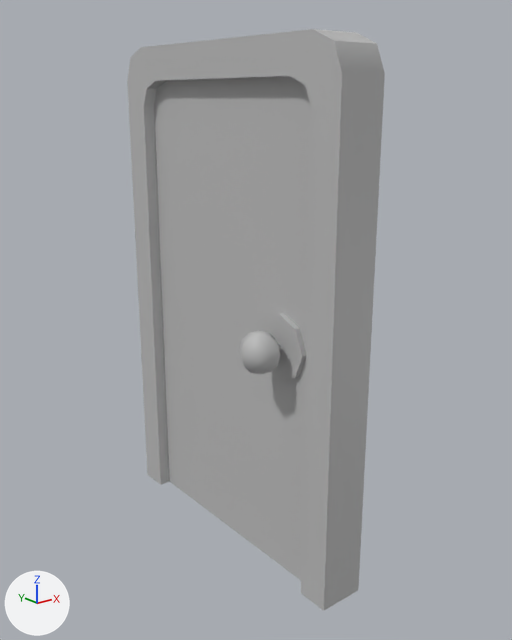
What one commit did to the FBX model Unity Project/SummerGameScripts/Assets/Objects/Interior_Assets/Interior_Door_01.fbx.
Camera for both pictures: a camera (50 mm lens) standing at (-0.0805, -0.1065, 0.0855) and looking at (0.0025, -0.0028, 0.044). Lighting does not change. The marker at lower left points along +X, +Y and +Z. Where no turn or scale is listed for an object, it has been applied to the vertices.

Before the edit, the objects in view are built like this:
```python
me_mesh = bpy.data.meshes.new('Mesh')
me_mesh.from_pydata(...)  # 32 vertices, 18 faces; spans x -0.0045..0.0045, y -0.031..0.031, z -0.0488..0.0488
me_mesh.materials.append(mat_lambert1)  # grey #bcbcbc
me_mesh_001 = bpy.data.meshes.new('Mesh.001')
me_mesh_001.from_pydata(...)  # 144 vertices, 130 faces; spans x -0.0188..0.0036, y -0.0502..-0.0005, z -0.0554..0.0357
# faces by material slot: [10, 120]
me_mesh_001.materials.append(mat_lambert1)  # grey #bcbcbc
me_mesh_001.materials.append(mat_lambert2)  # grey #bcbcbc
ob_door = bpy.data.objects.new('Door', me_mesh_001)
ob_door.location = (0.0076, 0.0254, 0.053)
ob_frame = bpy.data.objects.new('Frame', me_mesh)
ob_frame.location = (0.0, 0.0, 0.0462)
```
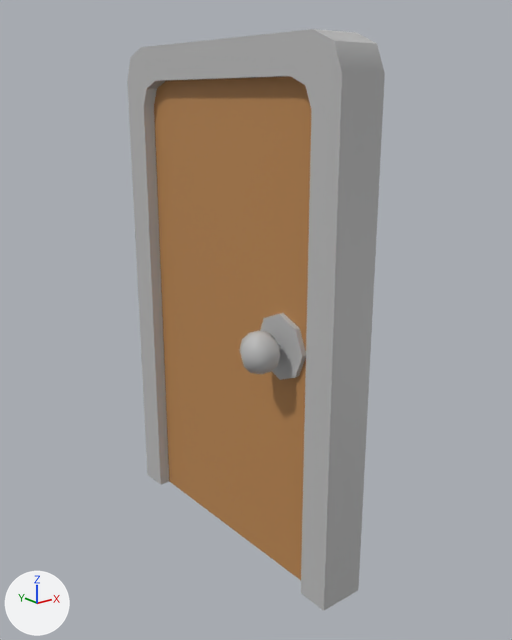
Boxes (x1, y1, x2, y2) around the edits, measured in the pictures (512 x 640 px):
part 1 of me_mesh_001, recoloured
    both: (154, 77, 311, 580)

Diff of the bpy script that builds the scene:
```diff
--- a/Unity Project/SummerGameScripts/Assets/Objects/Interior_Assets/Interior_Door_01.fbx.py
+++ b/Unity Project/SummerGameScripts/Assets/Objects/Interior_Assets/Interior_Door_01.fbx.py
@@ mat_door1 @@
+mat_door1 = principled_material('Door1')
+mat_door1.base_color = (0.5, 0.244, 0.0835)  # orange #bc8752
@@ me_mesh_001 @@
 me_mesh_001.from_pydata(...)  # 144 vertices, 130 faces; spans x -0.0188..0.0036, y -0.0502..-0.0005, z -0.0554..0.0357
 # used by ob_door; location = (0.0076, 0.0254, 0.053)
+# me_mesh_001 part 1: all 10 faces that had it switch from mat_lambert1 (grey #bcbcbc) to mat_door1 (orange #bc8752)
 me_mesh_001.materials.append(mat_lambert2)
```
